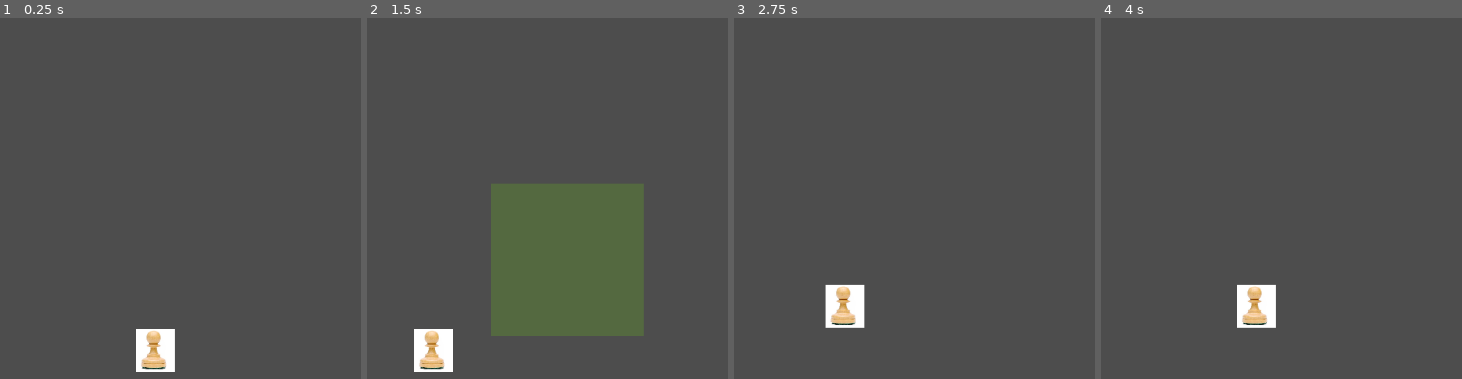
Above: before the commit, frames 1-4 (left to right).
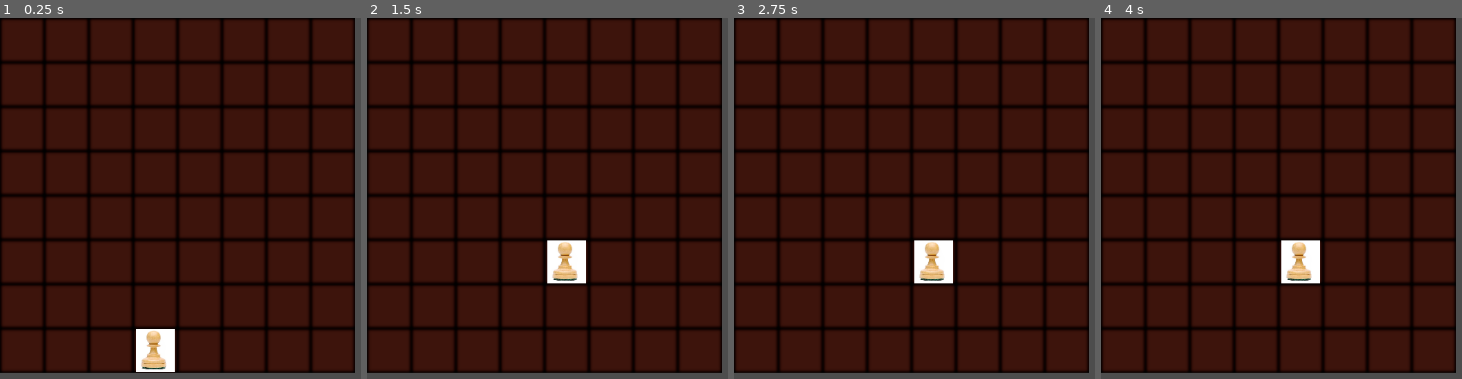
Above: after the commit, the same moments.

Repository: StephenAdamson/LDJam-55
Game: Godot game, scene res://Chess.tscn
Same seed, same stepped clock (60 frames per second), same inputs: the game is played once before the commit and once after it.
Inputs (mouse positions are in pixels of both pictures, inside the frame that each line leads up to):
- Up to frame 1 (0.25 s): no input
- Up to frame 2 (1.5 s): tap Enter at 0.5 s; move the mouse to (522, 350) at 0.52 s; click (522, 350) at 0.67 s; tap Space at 1.25 s; move the mouse to (569, 259) at 1.27 s; click (569, 259) at 1.42 s
- Up to frame 3 (2.75 s): tap Enter at 2 s; move the mouse to (outside the picture) at 2.02 s; click (outside the picture) at 2.17 s
- Up to frame 4 (4 s): tap Space at 2.75 s; move the mouse to (1461, 332) at 2.77 s; click (1461, 332) at 2.92 s; tap Enter at 3.5 s; move the mouse to (outside the picture) at 3.52 s; click (outside the picture) at 3.67 s

The runs differ from the first frame. In frame 1, 95% of the frame differs, in the area x 0-99%, y 0-99%; in frame 2, 97%; in frame 3, 97%; in frame 4, 97%.

Commit message:
movement

Diff:
--- a/Chess.tscn
+++ b/Chess.tscn
@@ -1,8 +1,3 @@
-[gd_scene load_steps=2 format=3 uid="uid://cr5jp5aamidbj"]
-
-[ext_resource type="PackedScene" uid="uid://gltd2umijqmq" path="res://prefabs/Square.tscn" id="4_3vapg"]
+[gd_scene format=3 uid="uid://cr5jp5aamidbj"]
 
 [node name="Game" type="Node2D"]
-
-[node name="Square" parent="." instance=ExtResource("4_3vapg")]
-position = Vector2(289, 349)
--- a/prefabs/Square.tscn
+++ b/prefabs/Square.tscn
@@ -1,10 +1,13 @@
-[gd_scene load_steps=3 format=3 uid="uid://gltd2umijqmq"]
+[gd_scene load_steps=4 format=3 uid="uid://gltd2umijqmq"]
 
 [ext_resource type="Script" path="res://scripts/ChessSquare.gd" id="1_40nr8"]
+[ext_resource type="Texture2D" uid="uid://dwupmimv2qjvi" path="res://Sprites/square_1.png" id="2_3fhto"]
 
 [sub_resource type="RectangleShape2D" id="RectangleShape2D_daqw0"]
+size = Vector2(64, 64)
 
-[node name="Square" type="Node2D"]
+[node name="Square" type="Sprite2D"]
+texture = ExtResource("2_3fhto")
 script = ExtResource("1_40nr8")
 
 [node name="Area2D" type="Area2D" parent="."]
@@ -12,7 +15,5 @@
 [node name="CollisionShape2D" type="CollisionShape2D" parent="Area2D"]
 shape = SubResource("RectangleShape2D_daqw0")
 
-[node name="Sprite2D" type="Sprite2D" parent="."]
-
 [connection signal="mouse_entered" from="Area2D" to="." method="_on_area_2d_mouse_entered"]
 [connection signal="mouse_exited" from="Area2D" to="." method="_on_area_2d_mouse_exited"]
--- a/scripts/ChessPiece .gd
+++ b/scripts/ChessPiece .gd
@@ -26,8 +26,6 @@
 	self.texture = _texture
 
 func setPiecePosition(pos: Vector2i):
-	var old = calculatePiecePosition(currentGridPosition)
-	var new = calculatePiecePosition(pos)
 	currentGridPosition = pos
 	position = calculatePiecePosition(currentGridPosition)
 
@@ -35,16 +33,23 @@
 func _input(event):
 	if event is InputEventMouseButton:
 		if event.button_index == MOUSE_BUTTON_LEFT and event.pressed:
-			#var mouse_pos = get_local_mouse_position()
-			#if get_rect().has_point(mouse_pos):
-			emit_signal("piece_clicked")
+			var mouse_pos = get_local_mouse_position()
+			if get_rect().has_point(mouse_pos):
+				emit_signal("piece_clicked")
 
 func _on_piece_clicked():
 	if GameManager.instance:
-		if GameManager.is_players_turn():
+		GameManager.chosenPiece = self
+		if GameManager.currentGameState == GameManager.GAMESTATE.WHITE_PLAYING:
 			if has_method("calculate_moves"):
+				GameManager.clearBoardHighlights()
 				var moves = call("calculate_moves")
-				setPiecePosition(moves[randi() % moves.size()])
+				for move in moves:
+					for y in range(8):
+						for x in range(8):
+							if move.x == x and move.y == y:
+								GameManager.board[7-y][x].changeState(ChessSquare.SquareState.POSSIBLE)
+				#setPiecePosition(moves[randi() % moves.size()])
 
 
 func getPossibleMoves():
--- a/scripts/ChessSquare.gd
+++ b/scripts/ChessSquare.gd
@@ -1,24 +1,40 @@
-extends Node2D
+class_name ChessSquare
+extends Sprite2D
 
 @export var coordinates: Vector2i = Vector2i(0, 0)
 enum SquareState { IDLE, HOVERED, POSSIBLE }
 @export var currentState: SquareState = SquareState.IDLE
 
 func _on_area_2d_mouse_entered():
-	currentState = SquareState.HOVERED
+	if currentState == SquareState.IDLE:
+		changeState(SquareState.HOVERED)
+
+func _on_area_2d_mouse_exited():
+	if currentState == SquareState.HOVERED:
+		changeState(SquareState.IDLE)
+
+func changeState(newState: SquareState):
+	if newState == SquareState.HOVERED and currentState == SquareState.POSSIBLE:
+		return
+	currentState = newState
 	update_sprite()
 
-func _on_area_2d_mouse_exited():
-	currentState = SquareState.IDLE
-	update_sprite()
+func _input(event):
+	if event is InputEventMouseButton:
+		if event.button_index == MOUSE_BUTTON_LEFT and event.pressed and currentState == SquareState.POSSIBLE:
+			var mouse_pos = get_local_mouse_position()
+			if get_rect().has_point(mouse_pos):
+				GameManager.chosenPiece.setPiecePosition(Vector2i(coordinates.y,7-coordinates.x))
+				GameManager.clearBoardHighlights()
 
 func update_sprite():
 	match currentState:
 		SquareState.IDLE:
-			$Sprite2D.visible = false
+			self.visible = true
+			self.texture = load("res://Sprites/square_1.png")
 		SquareState.HOVERED:
-			$Sprite2D.visible = true
-			$Sprite2D.texture = load("res://Sprites/Pasted image.png")
+			self.visible = true
+			self.texture = load("res://Sprites/square_2.png")
 		SquareState.POSSIBLE:
-			$Sprite2D.visible = true
-			$Sprite2D.texture = load("res://Sprites/Pasted image 1.png")
+			self.visible = true
+			self.texture = load("res://Sprites/square_2.png")
--- a/scripts/GameManager.gd
+++ b/scripts/GameManager.gd
@@ -3,22 +3,38 @@
 static var instance
 
 var King : PackedScene = load("res://prefabs/pieces/King.tscn")
+var Knight : PackedScene = load("res://prefabs/pieces/Knight.tscn")
+var Square : PackedScene = load("res://prefabs/Square.tscn")
+
+var board = []
+enum GAMESTATE {WHITE_BUYING, WHITE_PLAYING, BLACK_BUYING, BLACK_PLAYING, ANIMATION, SCROLL_DIALOGUE, WHITE_SCROLL_SELECTION, BLACK_SCROLL_SELECTION}
+var currentGameState = GAMESTATE.WHITE_PLAYING
+var chosenPiece
 
 func _ready():
 	instance = self
-	spawn_king_piece()
+	board = []
+	for y in range(8):
+		board.append([])
+		for x in range(8):
+			var square = Square.instantiate()
+			square.position = Vector2(x*64.0+32, y*64.0+32)
+			square.coordinates = Vector2i(y, x)
+			board[y].append(square)
+			add_child(board[y][x])
+	chosenPiece = spawn_king_piece()
 
 func spawn_king_piece():
-	var king_piece = King.instantiate()
+	var king_piece = Knight.instantiate()
 	king_piece.team = 0
 	king_piece.setPiecePosition(Vector2i(3, 0))
 	add_child(king_piece)
+	return king_piece
 
-var players_turn:bool = true
-
-
-func is_players_turn():
-	return players_turn
+func clearBoardHighlights():
+	for y in range(8):
+		for x in range(8):
+			GameManager.board[7-y][x].changeState(ChessSquare.SquareState.IDLE)
 
 var white_mana = 0
 
--- a/scripts/pieces/BishopChessPiece.gd
+++ b/scripts/pieces/BishopChessPiece.gd
@@ -1,4 +1,5 @@
-class_name BishopChessPiece extends ChessPiece
+class_name BishopChessPiece
+extends ChessPiece
 
 const WHITE_MOVE_DIRECTION = Vector2(0, 1)
 const BLACK_MOVE_DIRECTION = Vector2(0, -1)
Binary file removed: Sprites/Pasted image 1.png
Binary file removed: Sprites/Pasted image.png
Binary file added: Sprites/square_1.png
Not shown, changed: Sprites/square_1.png.import
Binary file added: Sprites/square_2.png
Not shown, changed: Sprites/square_2.png.import
